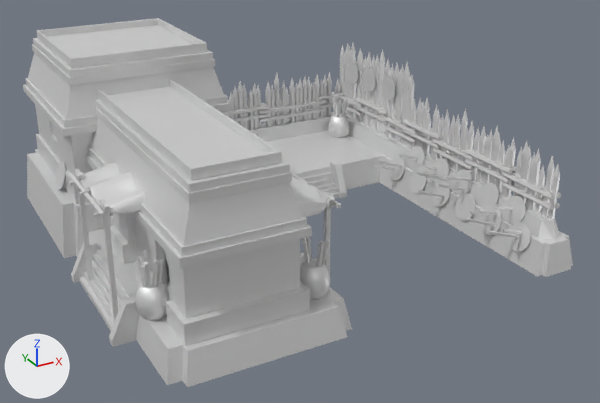
What one commit did to the COLLADA model art/meshes/structural/maya_protoclassic/range.dae.
Both versions are drawn from a camera (50 mm lens) standing at (-20.8, -40.6, 21.1) and looking at (1.2, -0.8, 1.2). Lighting does not change. The marker at lower left points along +X, +Y and +Z. Vertices at the same position are counted once.

The first picture shows 'Range'.
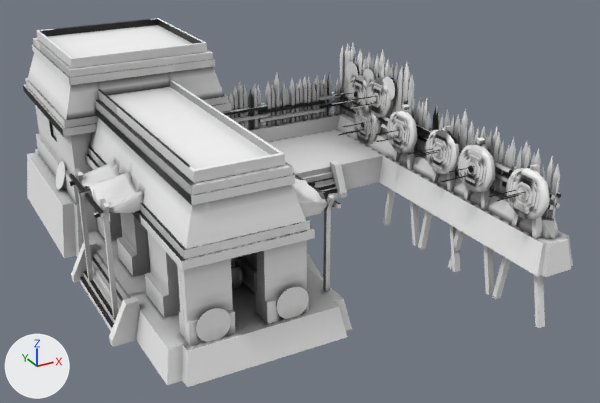
The newer file is also turned or shifted as a whole; pictures and numbers use the older file's frame.

Changed parts and their boxes (x1, y1, x2, y2) in the pictures (600 x 403 px; the box of a moved part takes in the faces that stretch with it):
part 1 of me_plano_172, moved or reshaped
    before: (135, 220, 168, 289)
    after: (145, 232, 180, 317)
part 2 of me_plano_172, moved or reshaped (not visible before)
    after: (145, 229, 151, 273)
part 3 of me_plano_172, moved or reshaped
    before: (96, 211, 112, 230)
    after: (117, 213, 148, 276)
part 4 of me_plano_172, moved or reshaped
    before: (110, 213, 138, 264)
    after: (119, 213, 122, 237)
part 5 of me_plano_172, added
    after: (96, 211, 121, 241)
part 6 of me_plano_172, added (black)
    after: (235, 252, 258, 293)
part 7 of me_plano_172, moved or reshaped
    before: (95, 107, 292, 203)
    after: (95, 107, 295, 205)
part 8 of me_plano_172, moved or reshaped
    before: (86, 154, 312, 268)
    after: (86, 154, 315, 270)
part 9 of me_plano_172, moved or reshaped
    before: (88, 146, 307, 256)
    after: (88, 146, 310, 259)
part 10 of me_plano_172, moved or reshaped
    before: (95, 99, 290, 193)
    after: (95, 99, 293, 195)
part 11 of me_plano_172, moved or reshaped
    before: (90, 117, 303, 246)
    after: (90, 117, 306, 249)
part 12 of me_plano_172, moved or reshaped
    before: (98, 80, 282, 180)
    after: (98, 80, 285, 183)
part 13 of me_plano_172, moved or reshaped
    before: (489, 231, 518, 239)
    after: (489, 190, 516, 197)
part 14 of me_plano_172, deleted
    before: (110, 95, 531, 321)
part 15 of me_plano_172, built on
    before: (398, 154, 471, 182)
    after: (332, 74, 550, 328)
part 16 of me_plano_172, built on
    before: (166, 239, 310, 346)
    after: (177, 240, 309, 346)
part 17 of me_plano_172, recoloured
    both: (23, 18, 573, 387)

The change, as a diff of the scene's bpy script:
```diff
--- a/art/meshes/structural/maya_protoclassic/range.dae.py
+++ b/art/meshes/structural/maya_protoclassic/range.dae.py
@@ mat_material_001 @@
+mat_material_001 = principled_material('Material.001')
+mat_material_001.texture = img_range_png
@@ me_plano_172 @@
-me_plano_172.from_pydata(...)  # 5117 vertices, 7453 faces; spans x -14.6..10.3, y -10.8..15.6, z -0.8..10.3
+me_plano_172.from_pydata(...)  # 5155 vertices, 7417 faces; spans x -14.6..10.3, y -10.8..15.6, z -4.2..10.3
+# me_plano_172 part 1: the loose piece of 16 vertices spanning x -12.4..-11.5, y -5.8..-3.2, z 0.7..4.8 is moved by (0.0, -1.5, 0.0), in mat_material_001 (picture img_range_png)
+# me_plano_172 part 2: the loose piece of 16 vertices spanning x -7.0..-6.2, y 3.3..5.9, z 0.7..4.8 is moved by (-4.6, -6.2, 0.0), in mat_material_001 (picture img_range_png)
+# me_plano_172 part 3: the loose piece of 16 vertices spanning x -12.4..-11.5, y 3.3..5.9, z 0.7..4.8 is moved by (0.0, -6.2, 0.0), in mat_material_001 (picture img_range_png)
+# me_plano_172 part 4: the loose piece of 16 vertices spanning x -12.4..-11.5, y -1.3..1.2, z 0.7..4.8 is scaled about its middle by (-0.954, -0.97, 1), then moved by (0.8, 2.9, 0.0), in mat_material_001 (picture img_range_png)
+# me_plano_172 part 5: the loose piece of 16 vertices spanning x -12.4..-11.5, y 3.3..5.9, z 0.7..4.8 is copied, and the copy is moved by (0.0, -1.7, 0.0), in mat_material_001 (picture img_range_png); it spans x -12.4..-11.6, y 1.7..4.1, z 0.7..4.8
+# me_plano_172 part 6: the loose piece of 16 vertices spanning x -12.4..-11.5, y -5.8..-3.2, z 0.7..4.8 is copied, and the copy is moved by (4.6, -1.5, 0.0), in mat_material_001 (picture img_range_png); it spans x -7.7..-6.9, y -7.2..-4.8, z 0.7..4.8
+# me_plano_172 part 7: the loose piece of 8 vertices spanning x -11.7..-6.9, y -9.5..7.3, z 7.3..7.7 is scaled about its middle by (1, 0.979, 1), then moved by (0.0, -0.5, 0.0), in mat_material_001 (picture img_range_png)
+# me_plano_172 part 8: the loose piece of 8 vertices spanning x -12.4..-6.1, y -10.0..7.9, z 4.7..5.1 is scaled about its middle by (1, 0.979, 1), then moved by (0.0, -0.5, 0.0), in mat_material_001 (picture img_range_png)
+# me_plano_172 part 9: the loose piece of 8 vertices spanning x -12.3..-6.3, y -9.8..7.7, z 5.1..5.5 is scaled about its middle by (1, 0.979, 1), then moved by (0.0, -0.5, 0.0), in mat_material_001 (picture img_range_png)
+# me_plano_172 part 10: the loose piece of 8 vertices spanning x -11.6..-6.9, y -9.4..7.2, z 7.7..8.1 is scaled about its middle by (1, 0.979, 1), then moved by (0.0, -0.5, 0.0), in mat_material_001 (picture img_range_png)
+# me_plano_172 part 11: the loose piece of 12 vertices spanning x -12.2..-6.4, y -9.8..7.7, z 5.4..7.5 is scaled about its middle by (1, 0.979, 1), then moved by (0.0, -0.5, 0.0), in mat_material_001 (picture img_range_png)
+# me_plano_172 part 12: the loose piece of 18 vertices spanning x -11.4..-7.2, y -9.1..6.9, z 8.1..8.6 is scaled about its middle by (1, 0.979, 1), then moved by (0.0, -0.5, 0.0), in mat_material_001 (picture img_range_png)
+# me_plano_172 part 13: the loose piece of 8 vertices spanning x 6.2..8.0, y -8.5..-7.9, z 0.6..1.2 is scaled about its middle by (-1.2, -0.0215, -0.0138), then moved by (-0.2, 0.1, 2.5), in mat_material_001 (picture img_range_png)
+# me_plano_172 part 14: 72 loose pieces with 1390 vertices, spanning x -13.5..8.8, y -9.5..11.1, z -0.1..4.8, are deleted
+# me_plano_172 part 15: 34 vertices removed from x 6.7..9.9, y -3.5..4.9, z -0.8..2.8; 856 vertices added at x 5.9..9.3, y -10.7..11.0, z -4.2..5.9
+# me_plano_172 part 16: 8 vertices moved from x -4.5, y 7.4..9.9, z 2.3..6.5 to x -6.8, y 7.4..9.9, z 2.3..6.5; 57 vertices removed from x -12.4..-6.2, y -9.9..3.7, z 0.7..4.8; 551 vertices added at x -12.2..-5.1, y -10.1..1.7, z 0.7..4.8
+# me_plano_172 part 17: 5031 faces spanning x -14.6..10.3, y -10.8..15.6, z -0.8..10.3 switch from mat_textura_finais_maia (white #e7e7e7) to mat_material_001 (picture img_range_png)
```
